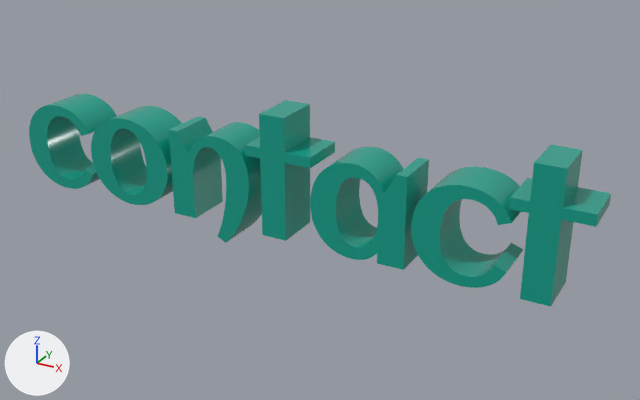
Two versions of the glTF model assets/3dobjects/contact/contact.gltf, one commit apart.
Camera for both pictures: a 50 mm camera at (0.1311, -0.2198, 0.1182) aimed at (0.0123, -0.0038, 0.0102). Arrows for +X, +Y and +Z are at lower left; the lights stay in place. Where no turn or scale is listed for an object, it has been applied to the vertices.

Script lines for the objects in view, before the commit:
```python
ob_3d_text___a = bpy.data.objects.new('3D Text - a', me_mesh_4)
ob_3d_text___a.location = (0.0134, 0.0, 0.0)
ob_3d_text___c = bpy.data.objects.new('3D Text - c', me_mesh_0)
ob_3d_text___c.location = (-0.0974, 0.0, 0.0)
ob_3d_text___c_001 = bpy.data.objects.new('3D Text - c.001', me_mesh_5)
ob_3d_text___c_001.location = (0.0452, 0.0, 0.0)
ob_3d_text___n = bpy.data.objects.new('3D Text - n', me_mesh_2)
ob_3d_text___n.location = (-0.0381, 0.0, 0.0)
ob_3d_text___o = bpy.data.objects.new('3D Text - o', me_mesh_1)
ob_3d_text___o.location = (-0.0696, 0.0, 0.0)
ob_3d_text___t = bpy.data.objects.new('3D Text - t', me_mesh_3)
ob_3d_text___t.location = (-0.0073, 0.0, 0.0)
ob_3d_text___t_001 = bpy.data.objects.new('3D Text - t.001', me_mesh_6)
ob_3d_text___t_001.location = (0.073, 0.0, 0.0)
```
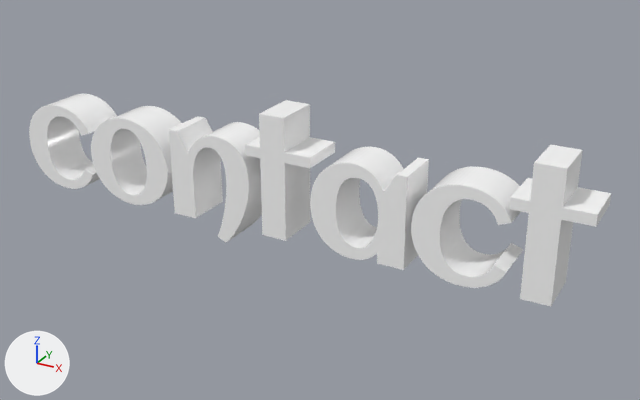
The newer file is also turned or shifted as a whole; pictures and numbers use the older file's frame.

Pixel boxes [x1, y1, x2, y2] of what changed, in the pictures (640 x 400 px):
'3D Text - a', recoloured (cyan to white)
    both: [310, 147, 429, 270]
'3D Text - t.001', recoloured (cyan to white)
    both: [509, 145, 611, 307]
'3D Text - n', recoloured (cyan to white)
    both: [169, 116, 262, 243]
'3D Text - c.001', recoloured (cyan to white)
    both: [411, 167, 523, 288]
'3D Text - t', recoloured (cyan to white)
    both: [245, 100, 335, 241]
'3D Text - o', recoloured (cyan to white)
    both: [91, 106, 182, 205]
'3D Text - c', recoloured (cyan to white)
    both: [29, 94, 117, 189]

The change, as a diff of the scene's bpy script:
```diff
--- a/assets/3dobjects/contact/contact.gltf.py
+++ b/assets/3dobjects/contact/contact.gltf.py
@@ mat_distant_valley_1 @@
 mat_distant_valley_1 = principled_material('Distant Valley 1')
-mat_distant_valley_1.base_color = (0.00456, 0.349, 0.259)  # cyan #0e9f8b
+mat_distant_valley_1.base_color = (1.0, 1.0, 1.0)  # white #ffffff
 mat_distant_valley_1.roughness = 0.2
```
